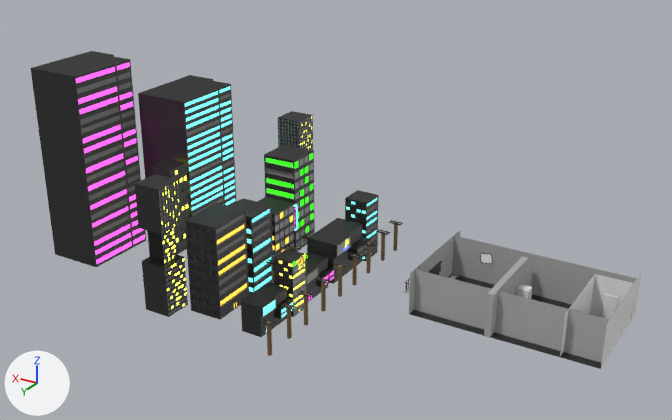
Renders of the Blender file project apartment.blend from each side of a commit.
Rendered twice from a camera (50 mm lens) standing at (-21.0, 64.2, 36.7) and looking at (17.5, 0.1, 4.6). The axes (+X, +Y, +Z) are drawn at lower left. The lights are the same throughout. The first picture is the older version. Text is drawn in Blender's own font.

In view in the first picture: 'Big.Office.purple', 'Big.Office.teal', 'club.cheers', 'med build.orange', 'med build.teal', 'med.build.green', 'pizza.shop', 'skyscraper.yellow.001', 'small build', 'wall.Interior2', 'wall.PictureFrame', 'wall.TV' and 20 more.
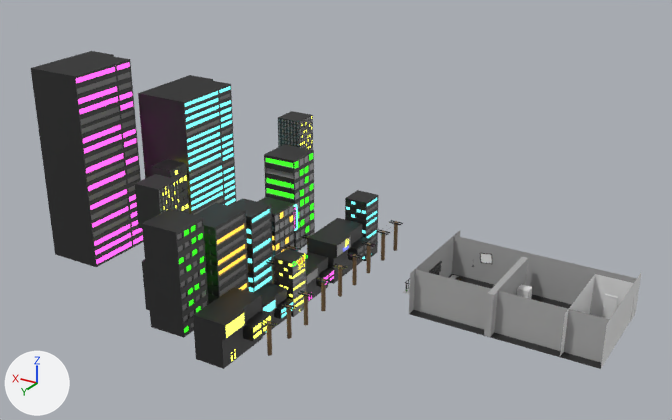
Boxes [x1, y1, x2, y2] around the edits, measured in the pictures (672 x 420 px):
'med.build.green.001', added
    after: [142, 209, 208, 338]
    faces in mat_buildings_001 (black #242424): [142, 209, 208, 338]
    faces in mat_buildings_002 (grey #7a7a7a): [177, 221, 207, 328]
    faces in mat_window_green (green #32e71e): [179, 225, 206, 333]
'pizza.shop.001', added
    after: [193, 287, 272, 369]
    faces in mat_buildings_001 (black #242424): [193, 287, 272, 369]
    faces in mat_window_yellow (yellow #e4e74d): [226, 313, 271, 361]
'skyscraper.yellow.001', unchanged, covered by the edit
    before: [135, 174, 188, 317]
    after: [135, 174, 181, 311]

The change, as a diff of the scene's bpy script:
```diff
--- a/project apartment.blend.py
+++ b/project apartment.blend.py
@@ me_cube_033 @@
+me_cube_033.from_pydata(...)  # 249 vertices, 238 faces; spans x -1.94..1.94, y -1.0..1.71, z -1.0..1.91
+# faces by material slot: [38, 164, 16, 8, 12]
+me_cube_033.materials.append(mat_buildings)  # black #000000
+me_cube_033.materials.append(mat_buildings_001)  # black #242424
+me_cube_033.materials.append(mat_buildings_002)  # grey #7a7a7a
+me_cube_033.materials.append(mat_buildings_003)  # grey #a8a8a8
+me_cube_033.materials.append(mat_window_yellow)  # yellow #e4e74d
@@ me_cube_027 @@
+me_cube_027.from_pydata(...)  # 878 vertices, 868 faces; spans x -1.0..1.0, y -1.0..1.0, z -1.0..1.0
+# faces by material slot: [562, 94, 165, 47]
+me_cube_027.materials.append(mat_buildings_001)  # black #242424
+me_cube_027.materials.append(mat_buildings_002)  # grey #7a7a7a
+me_cube_027.materials.append(mat_buildings_003)  # grey #a8a8a8
+me_cube_027.materials.append(mat_window_green)  # green #32e71e
@@ ob_pizza_shop_001 @@
+ob_pizza_shop_001 = bpy.data.objects.new('pizza.shop.001', me_cube_033)
+ob_pizza_shop_001.location = (20.18, 12.36, -2.38)
+ob_pizza_shop_001.rotation_euler = (0.0, 0.0, -10.99)  # degrees (0, 0, 90)
+ob_pizza_shop_001.scale = (1.39, 1.39, 1.39)
@@ ob_med_build_green_001 @@
+ob_med_build_green_001 = bpy.data.objects.new('med.build.green.001', me_cube_027)
+ob_med_build_green_001.location = (24.79, 12.95, 2.18)
+ob_med_build_green_001.rotation_euler = (0.0, 0.0, -3.115)  # degrees (0, 0, -178)
+ob_med_build_green_001.scale = (1.7, 1.7, 4.67)
```
